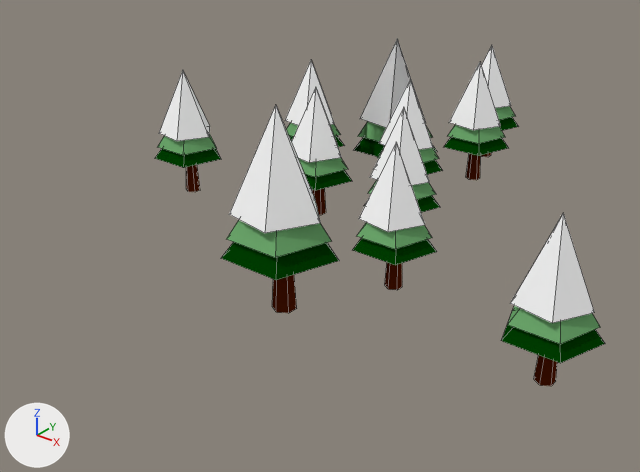
One commit to the Blender file models/world2.blend: the scene before it, then after it.
Camera for both pictures: a camera (50 mm lens) standing at (2.29, 0.99, 2.09) and looking at (0.43, 3.32, 0.64). Arrows for +X, +Y and +Z are at lower left; the lights stay in place. Mesh edges are drawn as thin lines. The same objects are shown in both versions, whatever each file hides.
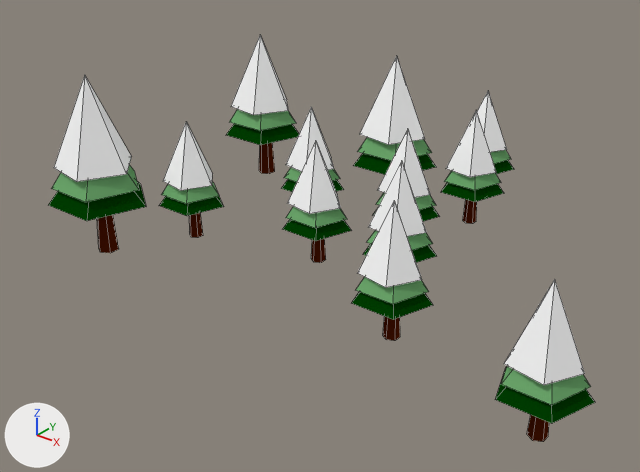
Edits to the bpy script that builds the scene:
```text
Change ob_cone_157:
    ob_cone_157.location: (0.326, 3.936, 1.089) -> (0.326, 3.936, 1.021)
Change ob_cone_156:
    ob_cone_156.location: (0.586, 4.241, 1.089) -> (0.586, 4.241, 0.897)
Change ob_cone_155:
    ob_cone_155.location: (0.677, 3.982, 1.089) -> (0.677, 3.982, 0.896)
Change ob_cone_154:
    ob_cone_154.location: (0.601, 3.615, 1.089) -> (0.601, 3.615, 0.902)
Change ob_cone_153:
    ob_cone_153.location: (0.158, 3.6, 1.089) -> (0.158, 3.6, 0.901)
Change ob_cone_151:
    ob_cone_151.location: (0.402, 3.325, 1.089) -> (0.402, 3.325, 0.893)
Change ob_cone_150:
    ob_cone_150.location: (0.769, 3.325, 1.089) -> (0.769, 3.325, 0.905)
Change ob_cone_149:
    ob_cone_149.location: (0.555, 2.943, 1.089) -> (-0.377, 2.943, 1.02)
Change ob_cone_148:
    ob_cone_148.location: (0.937, 3.034, 1.089) -> (0.937, 3.034, 0.904)
Change ob_cone_147:
    ob_cone_147.location: (-0.117, 3.187, 1.089) -> (-0.117, 3.187, 0.892)
Change ob_cone_146:
    ob_cone_146.location: (1.533, 2.866, 1.089) -> (1.533, 2.866, 0.909)
Change ob_cone_145:
    ob_cone_145.location: (0.326, 3.936, 1.089) -> (-0.378, 3.9, 1.01)
```

Location of each change, [x1, y1, x2, y2] in pixels of the pictures (640 x 472 px):
'Cone.149', moved: before [221, 105, 339, 313]; after [48, 75, 146, 253]
'Cone.146', moved: before [501, 213, 605, 386]; after [495, 280, 595, 442]
'Cone.148', moved: before [353, 142, 437, 290]; after [352, 201, 433, 341]
'Cone.151', moved: before [292, 87, 352, 215]; after [283, 141, 351, 263]
'Cone.147', moved: before [155, 70, 221, 192]; after [159, 122, 223, 238]
'Cone.155', moved: before [444, 62, 508, 180]; after [441, 111, 504, 224]
'Cone.157', moved: before [354, 39, 437, 157]; after [353, 56, 436, 175]
'Cone.145', moved (not visible before): after [226, 35, 299, 174]
'Cone.150', moved: before [364, 108, 440, 213]; after [363, 160, 437, 263]
'Cone.154', moved: before [377, 80, 443, 175]; after [373, 129, 440, 221]
'Cone.153', moved: before [285, 60, 344, 147]; after [281, 107, 344, 192]
'Cone.156', moved: before [481, 46, 518, 157]; after [477, 91, 514, 174]
